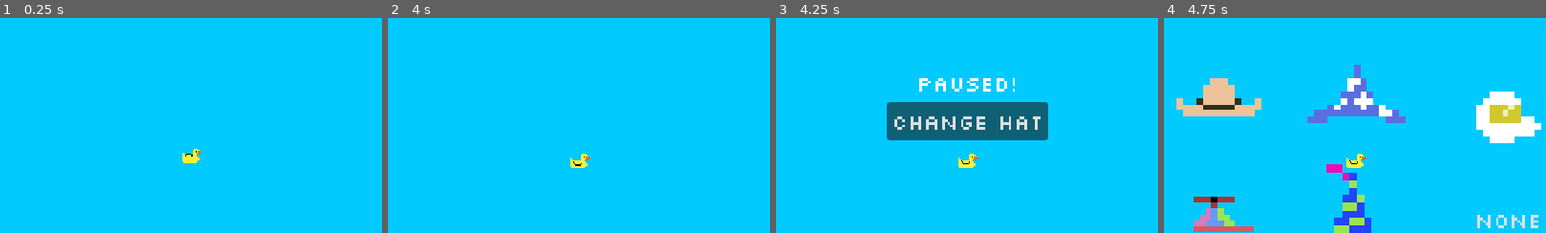
Above: before the commit, frames 1-4 (left to right).
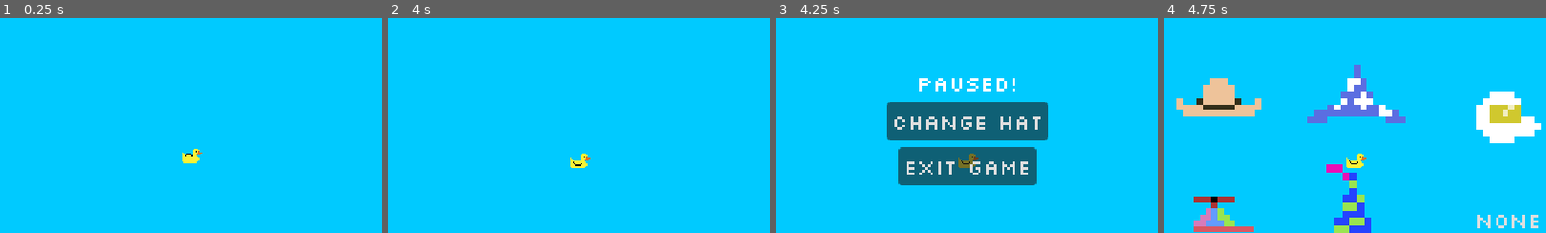
Above: after the commit, the same moments.

Repository: VintageDesign/flappy_bird
Game: Godot game, scene res://scenes/main.tscn
The game is run twice, just before and just after one commit, with the same random seed, the same clock (stepped at 60 frames per second) and the same inputs.
Inputs:
- Up to frame 1 (0.25 s): no input
- Up to frame 2 (4 s): tap Enter at 0.5 s; tap Space (jump) at 0.77, 1.52, 3.02, 3.77 s
- Up to frame 3 (4.25 s): tap Escape (pause) at 4.15 s
- Up to frame 4 (4.75 s): click "Change Hat" at 4.25 s
The pictures show only the part of the screen within x 25-75%, y 18-68%; the shares and areas given below are measured in that part.

Frames 1-2 are identical in both runs. In frame 3, 6.4% of the frame differs, in the area x 32-69%, y 60-78%; in frame 4, nothing differs.

Commit message:
Add quit button

Diff:
--- a/scenes/pause_menu.gd
+++ b/scenes/pause_menu.gd
@@ -16,3 +16,7 @@
 
 func _on_hat_menu_hat_changed(hat_selection) -> void:
 	hat_changed.emit(hat_selection)
+
+
+func _on_exit_pressed() -> void:
+	get_tree().quit()
--- a/scenes/pause_menu.tscn
+++ b/scenes/pause_menu.tscn
@@ -10,21 +10,6 @@
 [node name="HatMenu" parent="." instance=ExtResource("2_5d2l8")]
 
 [node name="PauseMenu" type="CanvasLayer" parent="."]
-
-[node name="ChangeHat" type="Button" parent="PauseMenu"]
-anchors_preset = 8
-anchor_left = 0.5
-anchor_top = 0.5
-anchor_right = 0.5
-anchor_bottom = 0.5
-offset_left = -61.0
-offset_top = -40.0
-offset_right = 61.0
-offset_bottom = -11.0
-grow_horizontal = 2
-grow_vertical = 2
-theme = ExtResource("1_n87rw")
-text = "Change Hat"
 
 [node name="Label" type="Label" parent="PauseMenu"]
 anchors_preset = 8
@@ -42,5 +27,36 @@
 theme = ExtResource("1_n87rw")
 text = "Paused!"
 
+[node name="ChangeHat" type="Button" parent="PauseMenu"]
+anchors_preset = 8
+anchor_left = 0.5
+anchor_top = 0.5
+anchor_right = 0.5
+anchor_bottom = 0.5
+offset_left = -61.0
+offset_top = -40.0
+offset_right = 61.0
+offset_bottom = -11.0
+grow_horizontal = 2
+grow_vertical = 2
+theme = ExtResource("1_n87rw")
+text = "Change Hat"
+
+[node name="Exit" type="Button" parent="PauseMenu"]
+anchors_preset = 8
+anchor_left = 0.5
+anchor_top = 0.5
+anchor_right = 0.5
+anchor_bottom = 0.5
+offset_left = -52.0
+offset_top = -6.0
+offset_right = 52.0
+offset_bottom = 23.0
+grow_horizontal = 2
+grow_vertical = 2
+theme = ExtResource("1_n87rw")
+text = "Exit Game"
+
 [connection signal="hat_changed" from="HatMenu" to="." method="_on_hat_menu_hat_changed"]
 [connection signal="pressed" from="PauseMenu/ChangeHat" to="." method="_on_change_hat_pressed"]
+[connection signal="pressed" from="PauseMenu/Exit" to="." method="_on_exit_pressed"]
